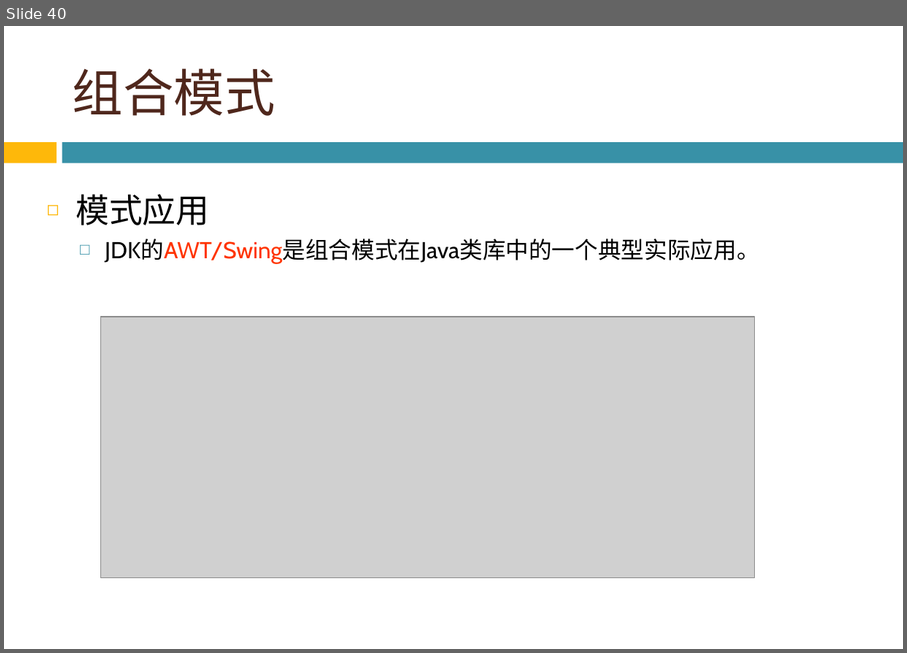
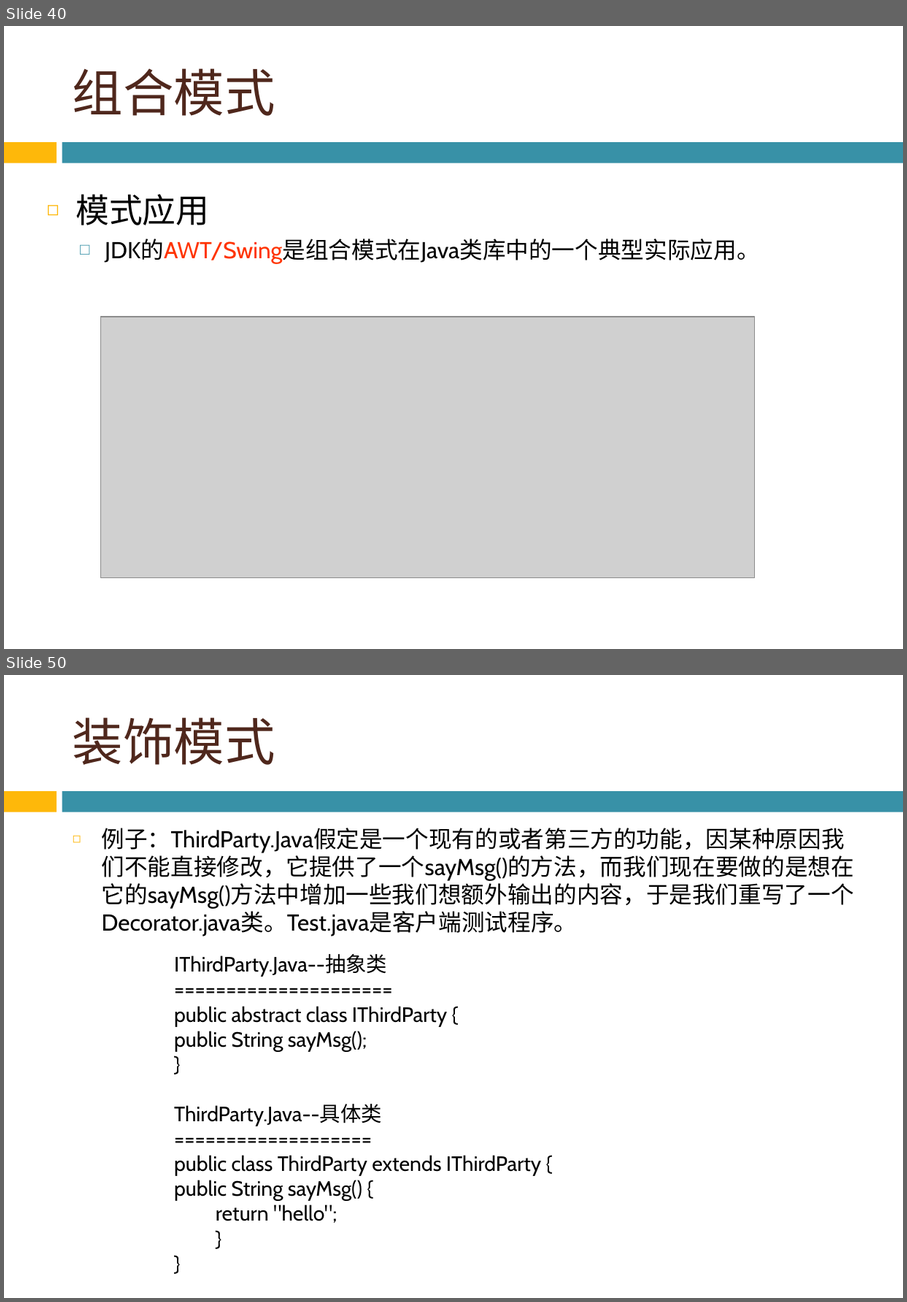
Before and after one commit to bonkboykz/jz81.github.io, a slide deck: course/smt/LectureNotes/(Spring2016)Lecture7.pptx. Shown one above the other, each under a label of ours: slide 40 before the commit, slides 40 and 50 after it; the slides between them are not shown. The pictures are 907x653 and 907x1302 pixels, drawn with LibreOffice and Linux fonts; fonts in the diff are those of the drawing; grey boxes stand for pictures; background and template pictures are left out. Boxes give left, top, right and bottom in pixels: in the first picture for what was removed or moved away, otherwise in the second. Text is boxed around its words. In the diff, an @@ line names an element or a change of style, - is before the commit and + after.

```diff
--- a/course/smt/LectureNotes/(Spring2016)Lecture7.pptx
+++ b/course/smt/LectureNotes/(Spring2016)Lecture7.pptx
@@ slide 50 added at [4, 675, 903, 1298], background picture (left out); not listed: 2 template elements that a slide beside it also shows @@
@@ title added at [73, 717, 276, 765], 44 pt, text #4F271C @@
+装饰模式
@@ text added at [102, 828, 854, 936], 20 pt, text #000000 @@
+◻ 例子：ThirdParty.Java假定是一个现有的或者第三方的功能，因某种原因我们不能直接修改，它提供了一个sayMsg()的方法，而我们现在要做的是想在它的sayMsg()方法中增加一些我们想额外输出的内容，于是我们重写了一个Decorator.java类。Test.java是客户端测试程序。
@@ text added at [174, 954, 541, 1223], 18 pt, text #000000 @@
+IThirdParty.Java--抽象类
+=====================
+public abstract class IThirdParty {
+public String sayMsg();
+}
+ThirdParty.Java--具体类
+===================
+public class ThirdParty extends IThirdParty {
+public String sayMsg() {
+return "hello";
+}
+}
```
Also in this commit, not shown: 1 slide changed, 33 other slides added.
